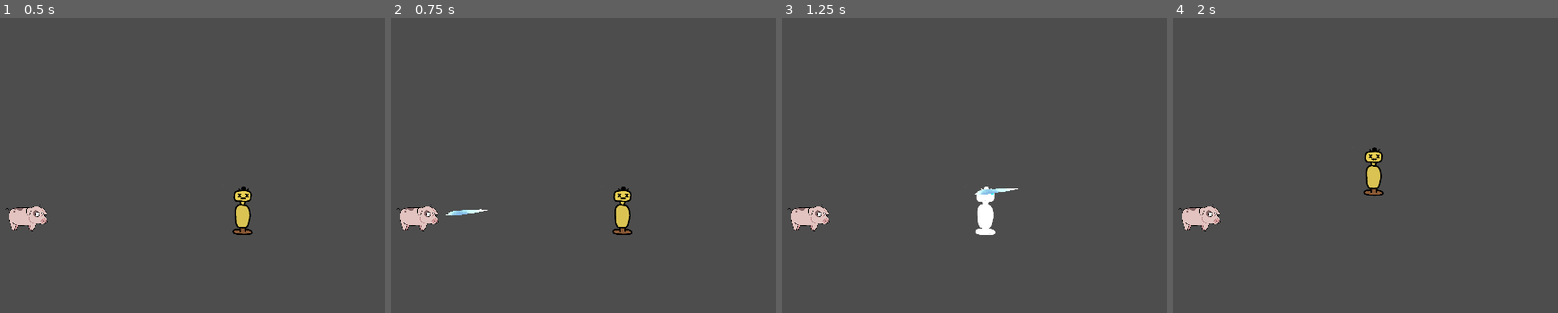
Above: before the commit, frames 1-4 (left to right).
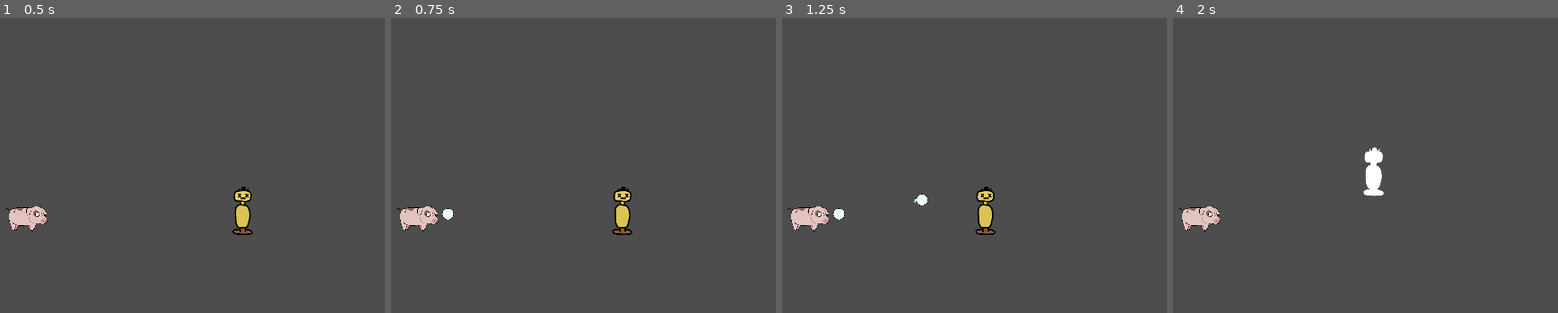
Above: after the commit, the same moments.

Repository: YummyBerry1108/P.A.L
Game: Godot game, scene res://scenes/main.tscn
Same seed, same stepped clock (60 frames per second), same inputs: the game is played once before the commit and once after it.
Inputs (mouse positions are in pixels of both pictures, inside the frame that each line leads up to):
- Up to frame 1 (0.5 s): no input
- Up to frame 2 (0.75 s): tap Enter at 0.5 s; move the mouse to (575, 197) at 0.52 s; hold D (right) from 0.53 s (still down); hold Space (shoot) from 0.53 s (still down)
- Up to frame 3 (1.25 s): keep holding D (right); keep holding Space (shoot)
- Up to frame 4 (2 s): move the mouse to (outside the picture) at 1.27 s; release D (right) at 1.28 s; release Space (shoot) at 1.28 s; hold S (down) from 1.28 s (still down); tap Space (shoot) at 1.35 s

Frame 1 is identical in both runs. In frame 2, 0.2% of the frame differs, in the area x 13-26%, y 64-69%; in frame 3, 0.9%, in the area x 13-62%, y 57-74%; in frame 4, 0.6%.

Commit message:
Player scene baseline created.

Diff:
--- a/scenes/main.tscn
+++ b/scenes/main.tscn
@@ -1,12 +1,14 @@
-[gd_scene load_steps=3 format=3 uid="uid://mjpbg0kpp31x"]
+[gd_scene load_steps=4 format=3 uid="uid://mjpbg0kpp31x"]
 
 [ext_resource type="PackedScene" uid="uid://bj866ltlivhuw" path="res://scenes/Dummy.tscn" id="1_0wfyh"]
-[ext_resource type="PackedScene" uid="uid://dvcahiono6yix" path="res://scenes/test_player.tscn" id="2_sugp2"]
+[ext_resource type="PackedScene" uid="uid://dvcahiono6yix" path="res://scenes/player.tscn" id="2_sugp2"]
+[ext_resource type="PackedScene" uid="uid://buw3f5mmgtexj" path="res://scenes/snowball.tscn" id="3_sugp2"]
 
 [node name="Main" type="Node2D"]
 
 [node name="Dummy" parent="." instance=ExtResource("1_0wfyh")]
 position = Vector2(418, 5)
 
-[node name="CharacterBody2D" parent="." instance=ExtResource("2_sugp2")]
+[node name="Player" parent="." instance=ExtResource("2_sugp2")]
 position = Vector2(-744, 26)
+projectile = ExtResource("3_sugp2")
--- a/scenes/test_player.tscn
+++ b/scenes/player.tscn
@@ -1,8 +1,10 @@
-[gd_scene load_steps=6 format=3 uid="uid://dvcahiono6yix"]
+[gd_scene load_steps=8 format=3 uid="uid://dvcahiono6yix"]
 
-[ext_resource type="Script" uid="uid://dfhwqa0wy4jhx" path="res://scripts/test_player.gd" id="1_0ax77"]
+[ext_resource type="Script" uid="uid://dfhwqa0wy4jhx" path="res://scripts/player.gd" id="1_0ax77"]
 [ext_resource type="Texture2D" uid="uid://cw36huqbpeu5w" path="res://imgs/pig.png" id="1_e7mys"]
 [ext_resource type="PackedScene" uid="uid://elks0b27hwwp" path="res://scenes/icicle.tscn" id="2_22uif"]
+[ext_resource type="Script" uid="uid://b8dxuy1dgjsjp" path="res://scripts/movement.gd" id="4_qlg0r"]
+[ext_resource type="Script" uid="uid://mo3sr0qj2gfa" path="res://scripts/attack.gd" id="5_tuyoq"]
 
 [sub_resource type="RectangleShape2D" id="RectangleShape2D_0ax77"]
 size = Vector2(328, 518)
@@ -10,7 +12,7 @@
 [sub_resource type="RectangleShape2D" id="RectangleShape2D_22uif"]
 size = Vector2(349, 534)
 
-[node name="CharacterBody2D" type="CharacterBody2D"]
+[node name="Player" type="CharacterBody2D"]
 scale = Vector2(0.4, 0.4)
 collision_layer = 2
 collision_mask = 7
@@ -38,3 +40,17 @@
 position = Vector2(19, -13.5)
 rotation = 1.5708
 shape = SubResource("RectangleShape2D_22uif")
+
+[node name="Behaviors" type="Node2D" parent="."]
+
+[node name="Movement" type="Node" parent="Behaviors"]
+script = ExtResource("4_qlg0r")
+
+[node name="Attack" type="Node" parent="Behaviors"]
+script = ExtResource("5_tuyoq")
+
+[node name="Skills" type="Node2D" parent="."]
+
+[node name="snowball" type="Node" parent="Skills"]
+
+[node name="Projectiles" type="Node" parent="."]
--- /dev/null
+++ b/scripts/attack.gd
@@ -0,0 +1,19 @@
+extends Node
+
+var cooldowns = {}
+
+func run(args) -> void:
+	if Input.is_action_pressed("shoot"):
+		shoot(args["player"], args["skills"])
+
+func shoot(player, skills):
+	var now_time = Time.get_unix_time_from_system()
+	for skill_name in skills:
+		var skill_node = load("res://scenes/" + skill_name + ".tscn")
+		if not cooldowns.has(skill_name) or now_time >= cooldowns[skill_name]:
+			var new_projectile: Projectile = skill_node.instantiate()
+			cooldowns[skill_name] = now_time + (1 / new_projectile.firerate)
+			print(now_time - cooldowns[skill_name], " ---- ", 1.0 / new_projectile.firerate, " --- ", cooldowns.has(skill_name))
+			new_projectile.position = player.position
+			new_projectile.look_at(player.get_global_mouse_position())
+			player.get_node("Projectiles").add_child(new_projectile)
--- /dev/null
+++ b/scripts/movement.gd
@@ -0,0 +1,18 @@
+extends Node
+
+func run(args) -> void:
+	WASD_movement(args["player"], args["SPEED"], args["delta"])
+
+func WASD_movement(player, SPEED, delta):
+	var dir = Vector2(0, 0)
+
+	if Input.is_action_pressed("right"):
+		dir.x += 1
+	if Input.is_action_pressed("left"):
+		dir.x -= 1
+	if Input.is_action_pressed("down"):
+		dir.y += 1
+	if Input.is_action_pressed("up"):
+		dir.y -= 1
+
+	player.velocity = dir * SPEED * delta * 60
--- /dev/null
+++ b/scripts/player.gd
@@ -0,0 +1,24 @@
+extends CharacterBody2D
+
+@export var projectile: PackedScene
+
+const SPEED: float = 300.0
+var skills: Dictionary = {}
+
+func _ready() -> void:
+	pass
+
+func _process(delta: float) -> void:
+	pull_skills()
+	fetch_behavior("Attack", { "player": self, "skills": skills })
+
+func _physics_process(delta: float) -> void:
+	fetch_behavior("Movement", { "player": self, "SPEED": SPEED, "delta": delta })
+	move_and_slide()
+
+func fetch_behavior(name: String, args):
+	get_node_or_null("Behaviors/" + name).run(args)
+
+func pull_skills():
+	for child: Node in get_node("Skills").get_children():
+		skills[child.name] = child
--- a/scripts/snowball.gd
+++ b/scripts/snowball.gd
@@ -1,8 +1,10 @@
 extends Projectile
+
+const skill_name: String = "snowball"
+const firerate: float = 2
 
 func _ready() -> void:
 	super._ready()
 
-
 func _on_hurt_box_aera_entered(area: Area2D) -> void:
 	queue_free()
--- a/scripts/test_player.gd
+++ /dev/null
@@ -1,34 +0,0 @@
-extends CharacterBody2D
-
-@export var projectile: PackedScene
-@export var fire_rate: int = 1
-
-const SPEED: float = 300.0
-
-var can_shoot: bool = true
-
-func get_input(delta: float) -> void:
-	var direction = Input.get_vector("left", "right", "up", "down")
-	if direction:
-		velocity = direction * SPEED * delta * 60
-	else:
-		velocity = lerp(velocity, Vector2.ZERO, 1.0 * delta * 60)
-
-	if Input.is_action_just_pressed("shoot"):
-		shoot()
-
-
-func _physics_process(delta: float) -> void:
-	get_input(delta)
-	move_and_slide()
-
-
-func shoot():
-	if can_shoot:
-		can_shoot = false
-		var new_projectile: Projectile = projectile.instantiate()
-		new_projectile.position = global_position
-		new_projectile.look_at(get_global_mouse_position())
-		get_tree().root.call_deferred("add_child", new_projectile)
-		await get_tree().create_timer(1 / fire_rate).timeout
-		can_shoot = true
Not shown, added: scripts/attack.gd.uid
Not shown, added: scripts/movement.gd.uid
Renamed: scripts/test_player.gd.uid -> scripts/player.gd.uid
